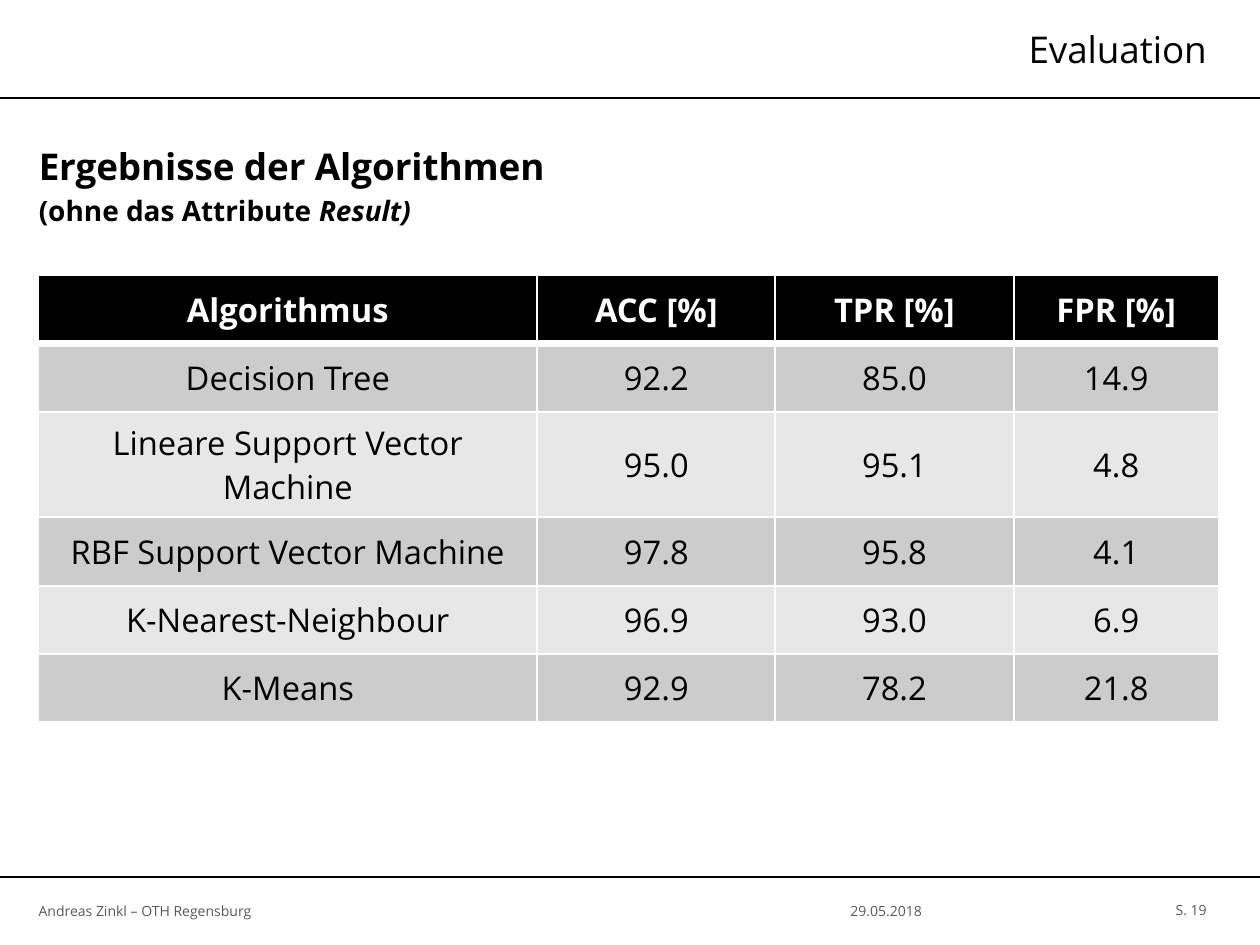
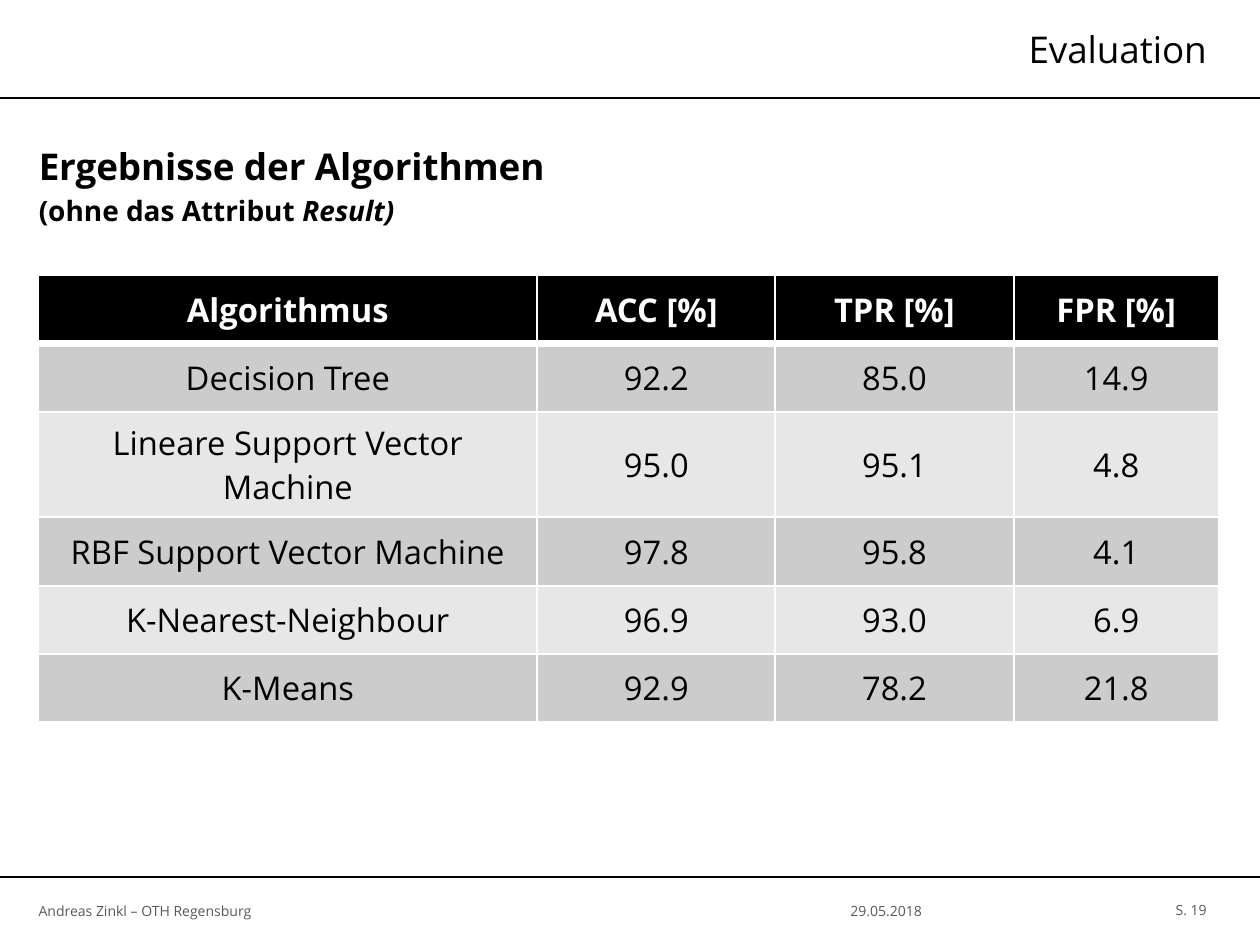
Before and after one commit to zinklandi/Autism_Classification_Paper, a slide deck: slide 19 of IML-Praesentation.pptx. Drawn at 1260x945 pixels with LibreOffice and Linux fonts; fonts in the diff are those of the drawing; background and template pictures are left out. Boxes give left, top, right and bottom in pixels: in the first picture for what was removed or moved away, otherwise in the second. Text is boxed around its words. In the diff, an @@ line names an element or a change of style, - is before the commit and + after.

```diff
--- a/IML-Praesentation.pptx
+++ b/IML-Praesentation.pptx
@@ text at bbox=[39, 199, 394, 226]: text changed @@
-(ohne das Attribute Result)
+(ohne das Attribut Result)
```
Also in this commit, not shown: 6 other slides changed.
